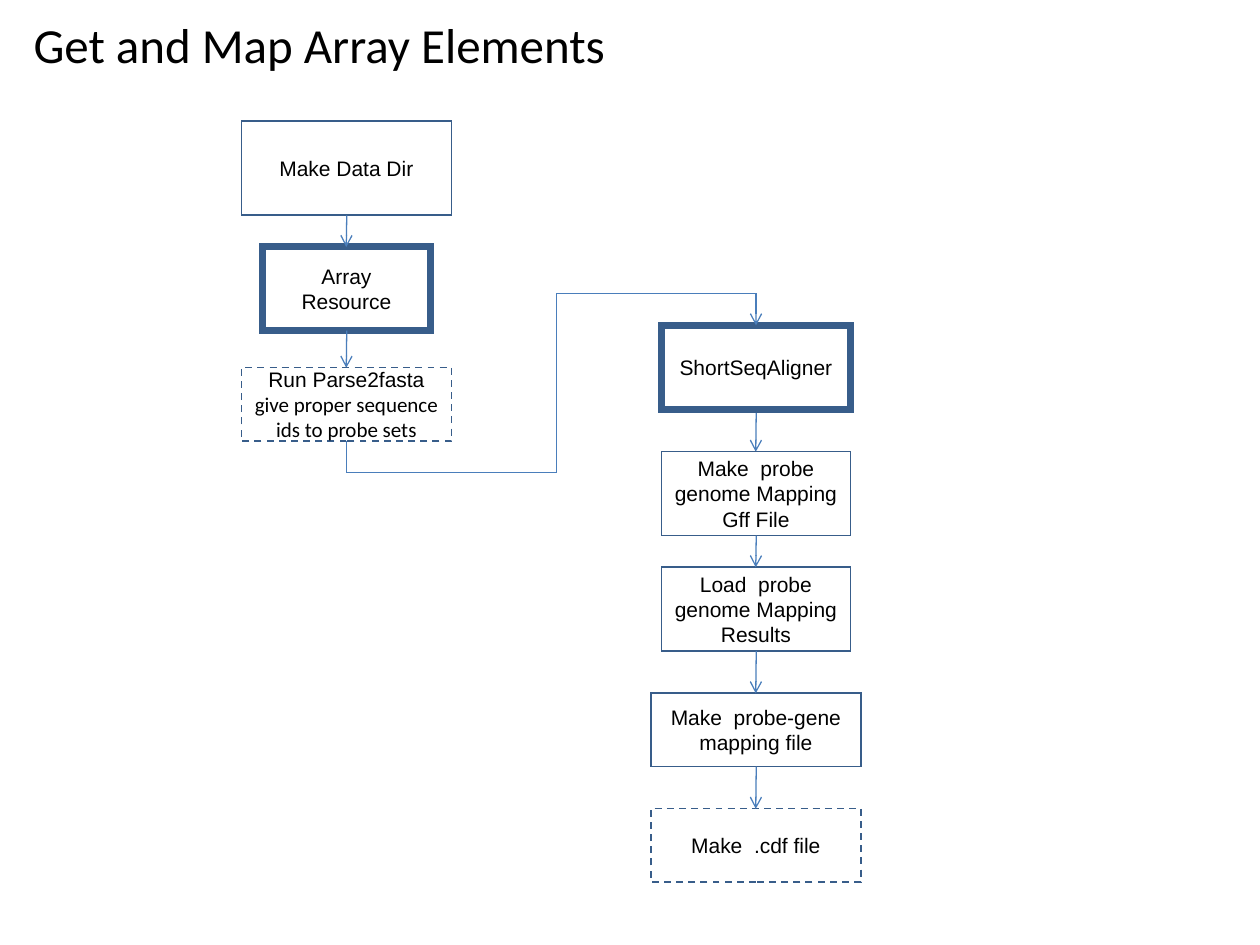
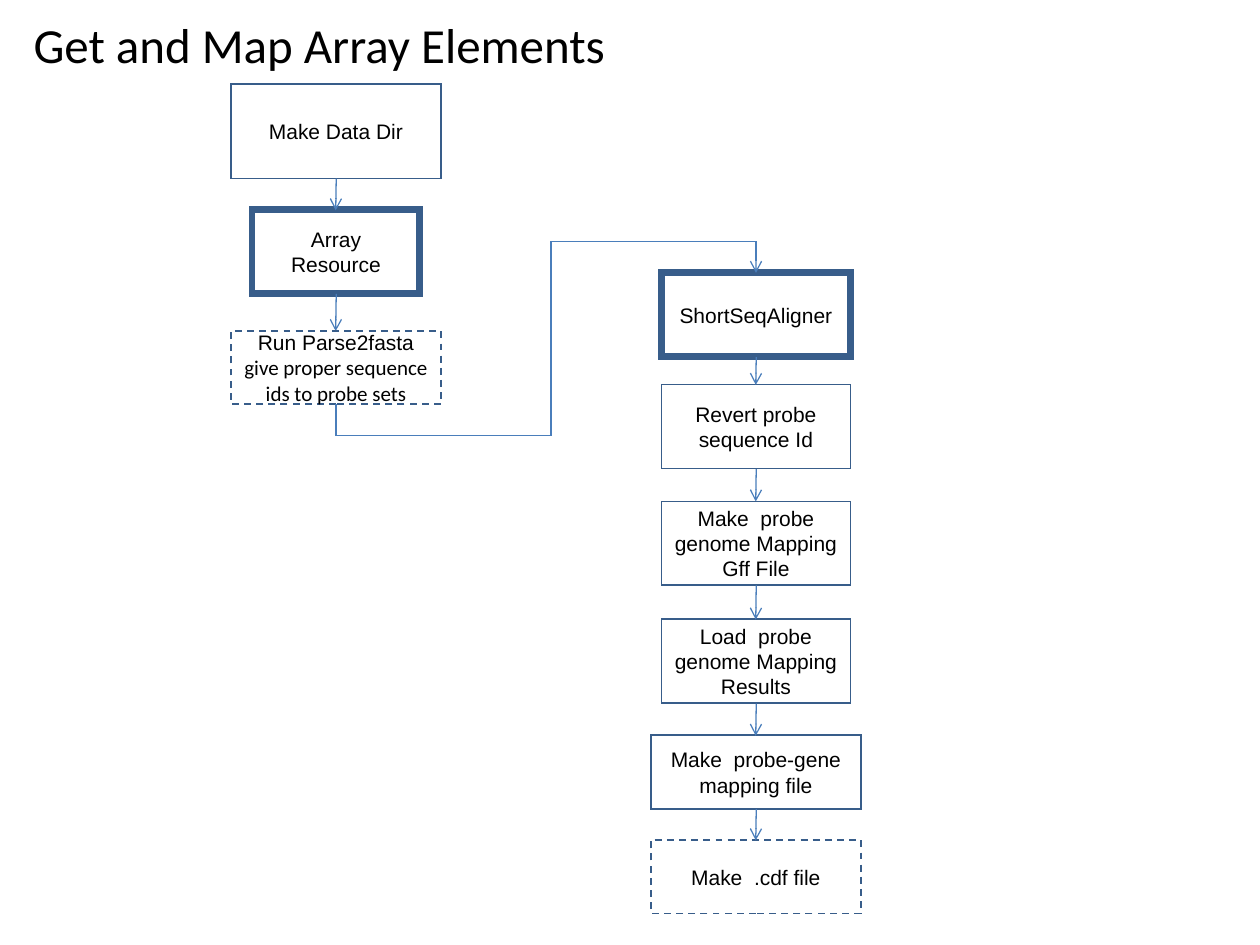
Before and after one commit to VEuPathDB/ApiCommonWorkflow, a slide deck: slide 51 of Main/doc/IntegratedWorkflow.ppt. Drawn at 1260x945 pixels with LibreOffice and Linux fonts; fonts in the diff are those of the drawing. Boxes give left, top, right and bottom in pixels: in the first picture for what was removed or moved away, otherwise in the second. Text is boxed around its words. In the diff, an @@ line names an element or a change of style, - is before the commit and + after.

Commit message:
add revert probe seq id in getAndMapProbes

```diff
--- a/Main/doc/IntegratedWorkflow.ppt
+++ b/Main/doc/IntegratedWorkflow.ppt
@@ 3 rectangles, 2 arrows: place and size @@
-3 rectangles, 2 arrows at box(242, 121, 452, 441)
+3 rectangles, 2 arrows at box(231, 84, 441, 404)
@@ elbow arrow moved from (346, 441) - (756, 325) to (336, 404) - (756, 273) @@
@@ rectangle "ShortSeqAligner": place and size @@
-rectangle "ShortSeqAligner" at box(662, 325, 850, 410)
+rectangle "ShortSeqAligner" at box(662, 273, 850, 358)
@@ arrow added from (756, 358) to (756, 384), #4A7EBB 0.74 pt @@
@@ rectangle added at box(662, 384, 850, 469), outline #385D8A 0.99 pt, 12 pt, text #000000 @@
+Revert probe sequence Id
@@ arrow moved from (756, 410) - (756, 452) to (756, 469) - (756, 501) @@
@@ 2 rectangles, 1 arrow: place and size @@
-2 rectangles, 1 arrow at box(662, 451, 850, 651)
+2 rectangles, 1 arrow at box(662, 501, 850, 703)
@@ arrow moved from (756, 651) - (756, 693) to (756, 703) - (756, 736) @@
@@ rectangle "Make probe-gene mapping file": place and size @@
-rectangle "Make probe-gene mapping file" at box(651, 693, 862, 766)
+rectangle "Make probe-gene mapping file" at box(651, 736, 862, 809)
@@ arrow moved from (756, 766) - (756, 809) to (756, 809) - (756, 840) @@
@@ rectangle "Make .cdf file": place and size @@
-rectangle "Make .cdf file" at box(651, 809, 862, 882)
+rectangle "Make .cdf file" at box(651, 840, 862, 914)
```
Also in this commit, not shown: 1 other slide changed.
